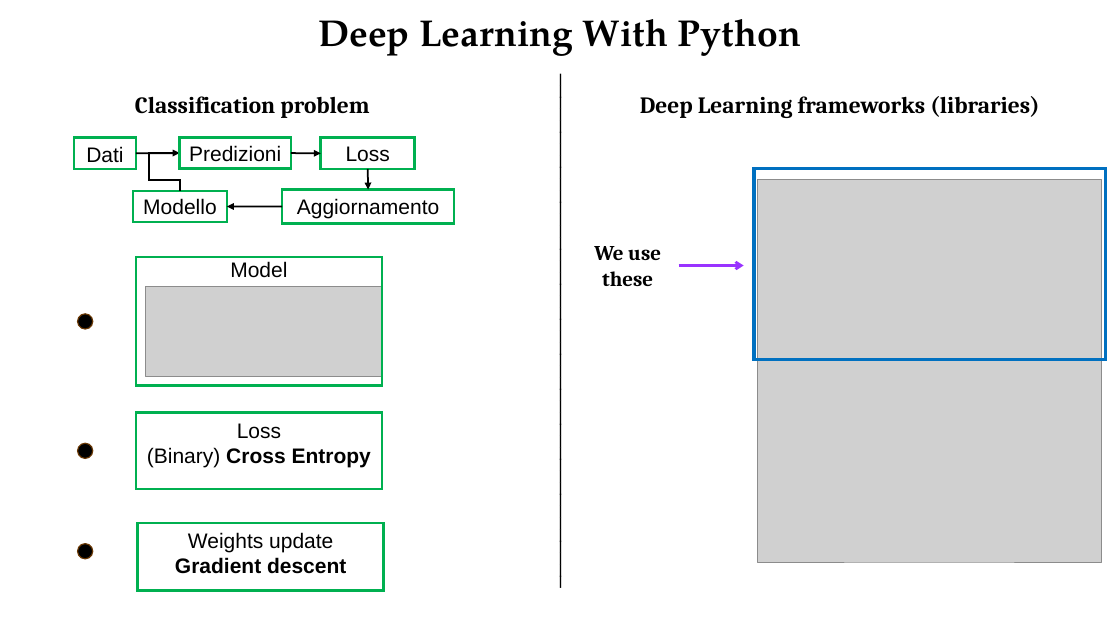
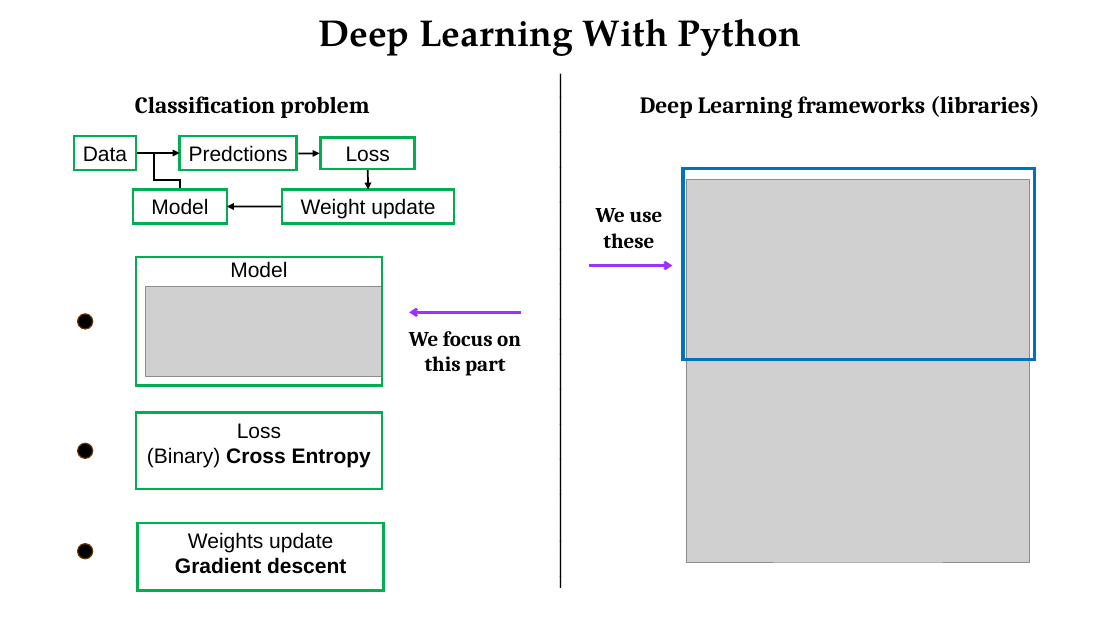
Before and after one commit to Nemenick/FCA_DeepNeuralNework-with-TensorFlow, a slide deck: slide 1 of _SNS_DeepNeuralNework with TensorFlow_lezione.pptx. Drawn at 1120x630 pixels with LibreOffice and Linux fonts; fonts in the diff are those of the drawing; grey boxes stand for pictures. Boxes give left, top, right and bottom in pixels: in the first picture for what was removed or moved away, otherwise in the second. Text is boxed around its words. In the diff, an @@ line names an element or a change of style, - is before the commit and + after.

```diff
--- a/_SNS_DeepNeuralNework with TensorFlow_lezione.pptx
+++ b/_SNS_DeepNeuralNework with TensorFlow_lezione.pptx
@@ text in rectangle at <box>83,146,127,162</box>: text changed @@
-Dati
+Data
@@ rectangle removed at <box>180,138,291,169</box> @@
-Predizioni
@@ rectangle added at <box>180,136,297,170</box>, outline #00B050 2.25 pt, 18 pt, text #000000 @@
+Predctions
@@ line moved from (136, 154) - (180, 153) to (136, 153) - (176, 153) @@
@@ elbow arrow (180, 190) - (180, 153): route changed @@
@@ arrow moved from (291, 153) - (321, 154) to (298, 154) - (319, 154) @@
@@ rectangle: place and size @@
-rectangle at <box>755,169,1106,360</box>
+rectangle at <box>683,169,1034,360</box>
@@ picture: place and size @@
-picture at <box>757,179,1101,562</box>
+picture at <box>686,179,1030,562</box>
@@ text in rectangle at <box>151,198,208,215</box>: text changed @@
-Modello
+Model
@@ text in rectangle at <box>301,198,435,219</box>: text changed @@
-Aggiornamento
+Weight update
@@ text "We use these": place and size @@
-text "We use these" at <box>594,246,661,286</box>
+text "We use these" at <box>596,208,663,248</box>
@@ arrow moved from (679, 266) - (744, 266) to (590, 266) - (673, 266) @@
@@ arrow added from (521, 313) to (409, 313), #9933FF 2.25 pt @@
@@ text added at <box>409,331,521,376</box>, 18 pt, text #000000, bold @@
+We focus on this part
```
Also in this commit, not shown: 7 other slides changed, 8 other files.
